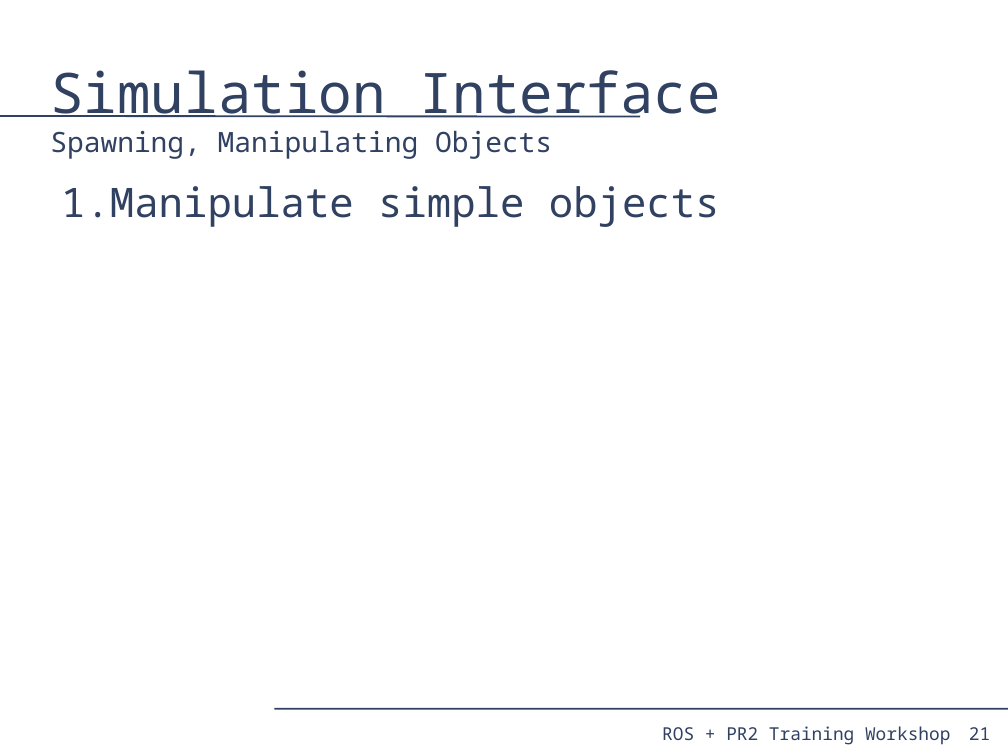
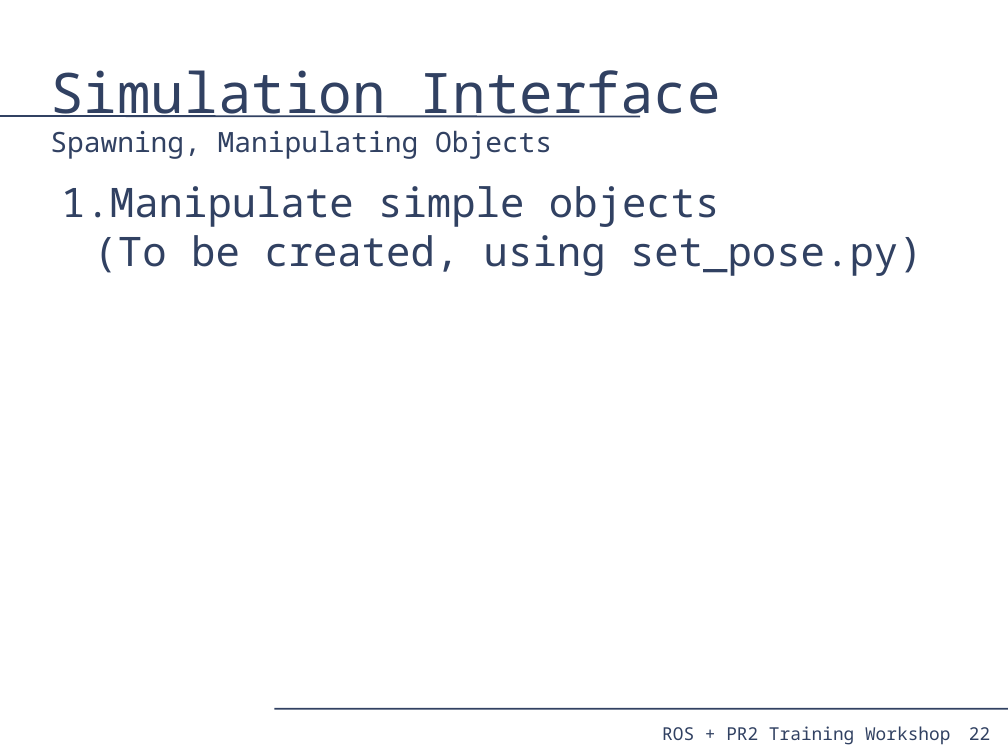
Before and after one commit to PR2/pr2_docs, a slide deck: slide 22 of pr2_training_workshop/simulation/simulation_training_workshop.odp (slide 21 before the commit). Drawn at 1008x756 pixels with LibreOffice and Linux fonts; fonts in the diff are those of the drawing. Boxes give left, top, right and bottom in pixels: in the first picture for what was removed or moved away, otherwise in the second. Text is boxed around its words. In the diff, an @@ line names an element or a change of style, - is before the commit and + after.

Commit message:
minor updates for sim

```diff
--- a/pr2_training_workshop/simulation/simulation_training_workshop.odp
+++ b/pr2_training_workshop/simulation/simulation_training_workshop.odp
@@ text at <box>61,186,923,276</box>: text changed @@
-1. Manipulate simple objects
+1. Manipulate simple objects
+   (To be created, using set_pose.py)
@@ page number at <box>969,727,990,740</box>: text changed @@
-21
+22
```
Also in this commit, not shown: 1 slide added.
